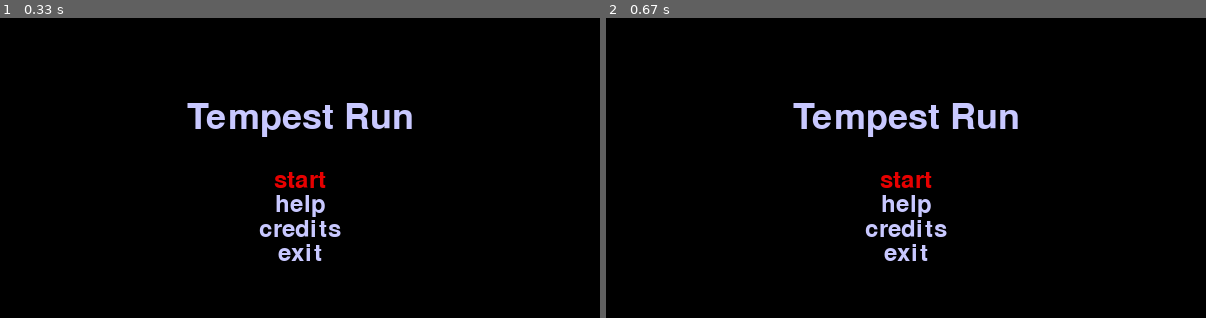
Above: before the commit, frames 1-2 (left to right).
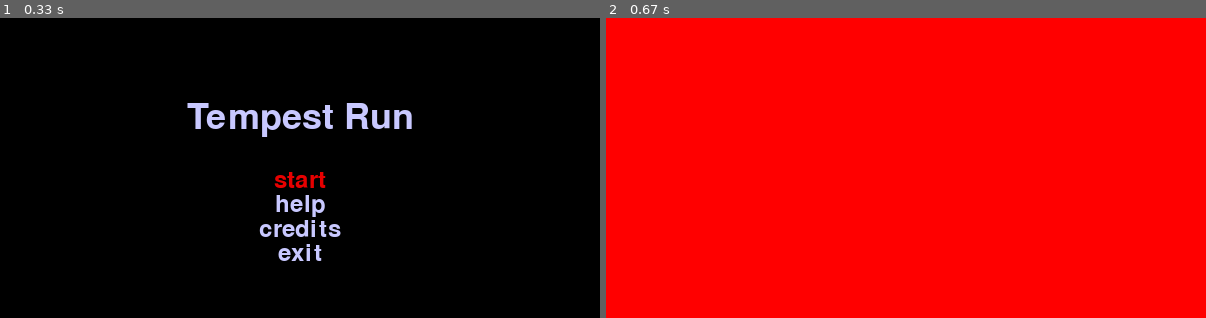
Above: after the commit, the same moments.

Repository: davidpendergast/pygame-summer-team-jam
Game: pygame game, started from main.py
Two runs of this game, one before a commit and one after it. Both use one fixed random seed, a clock stepped at 60 frames per second and the inputs below.
Inputs:
- Up to frame 1 (0.33 s): no input
- Up to frame 2 (0.67 s): tap Enter at 0.33 s

Frame 1 is identical in both runs. In frame 2, 100% of the frame differs, in the area x 0-100%, y 0-100%.

Commit message:
added class for gameplay mode

Diff:
--- /dev/null
+++ b/gameplay/gamestuff.py
@@ -0,0 +1,15 @@
+import pygame
+
+import main
+
+
+class GameplayMode(main.GameMode):
+
+    def __init__(self, loop):
+        super().__init__(loop)
+
+    def update(self, dt, events):
+        pass
+
+    def draw_to_screen(self, screen):
+        screen.fill((255, 0, 0))
--- a/main.py
+++ b/main.py
@@ -17,6 +17,9 @@
         self.clock = pygame.time.Clock()
         self.current_mode: GameMode = MainMenuMode(self)
         self.next_mode = None
+
+    def set_next_mode(self, next_mode):
+        self.next_mode = next_mode
 
     def start(self):
         last_tick_time_secs = time.time()
@@ -87,12 +90,12 @@
         self.option_font = pygame.font.Font(pygame.font.get_default_font(), 24)
 
     def on_mode_start(self):
-        # TODO play menu song
+        # TODO song
         pass
 
     def start_pressed(self):
-        # TODO switch to gameplay mode
-        pass
+        import gameplay.gamestuff  # shh don't tell pylint about this
+        self.loop.set_next_mode(gameplay.gamestuff.GameplayMode(self.loop))
 
     def help_pressed(self):
         # TODO add help menu
@@ -103,7 +106,6 @@
         pass
 
     def exit_pressed(self):
-        print("pressed exit")
         self.loop.running = False
 
     def update(self, dt, events):
